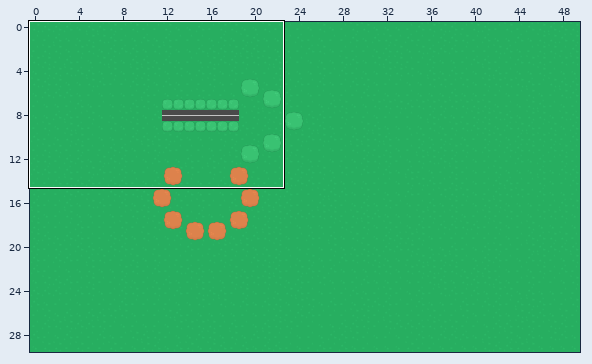
Tiled map: maps/tiled1.tmx. Above, an overview of the earlier version with the close-up marked.
Close-up. Before:
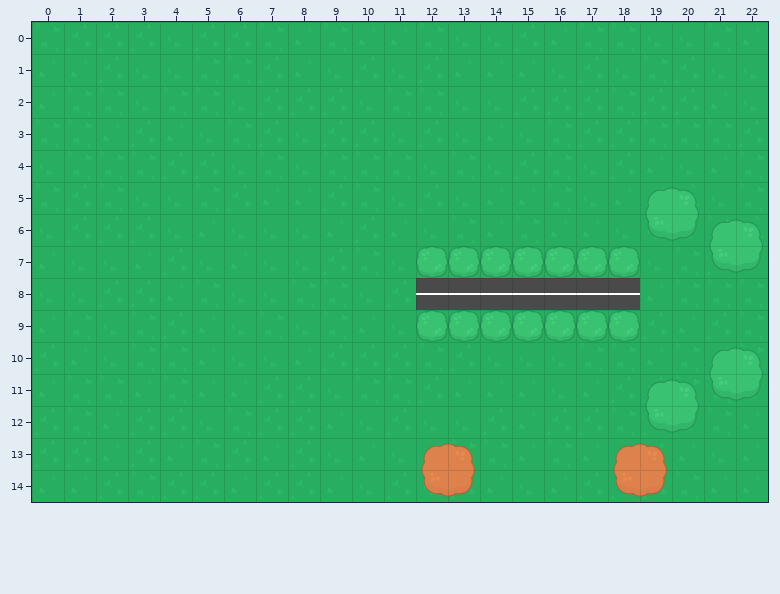
Cells are 64x64 px. Shown: x 0..22, y 0..14.
Once edited:
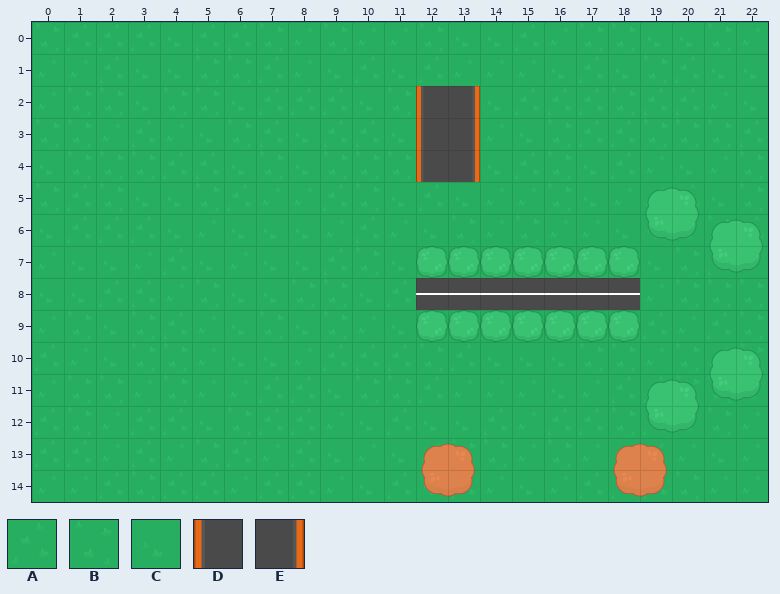
Key: from "Kenney Topdown Pack": A 0, B 1, C 3, D 166, E 167.
_ is an empty cell, . an unchanged one.
Message: added tiled based level creation
The exact change:
--- layer "ground"
@@ x 12..13 @@
- 2 BC
- 3 AC
- 4 CB
+ 2 DE
+ 3 DE
+ 4 DE
Pixel boxes of the changes (left, top, right, bottom) in both close-ups:
changed: (416, 86, 480, 182)
